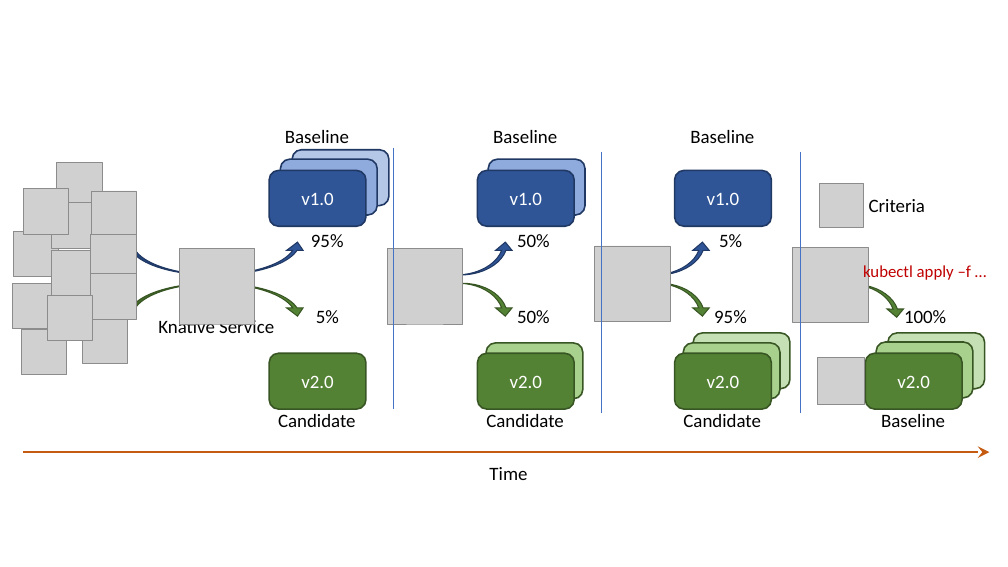
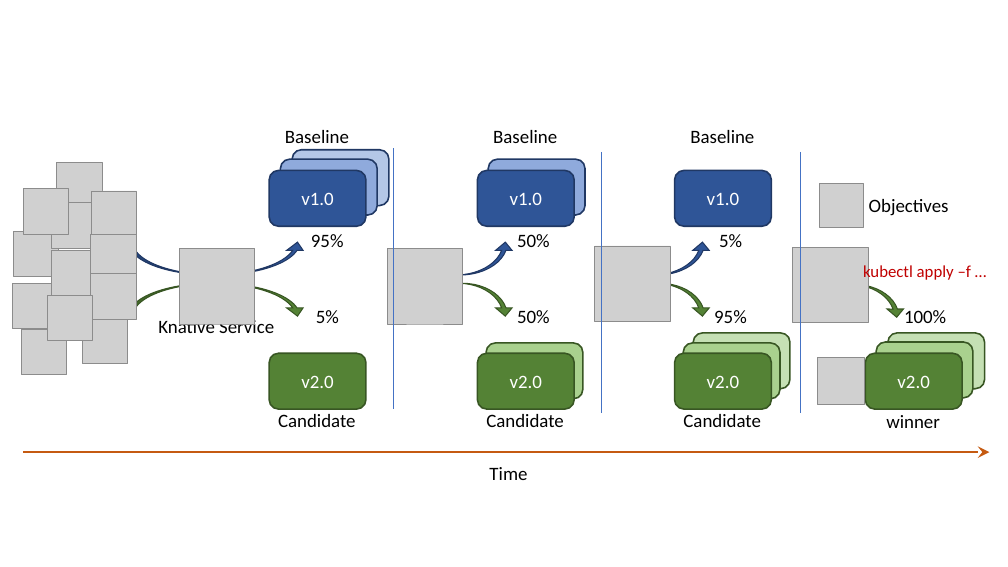
Before and after one commit to iter8-tools/iter8, a slide deck: slide 16 of mkdocs/src/assets/images/iter8++images.pptx. Drawn at 1008x567 pixels with LibreOffice and Linux fonts; fonts in the diff are those of the drawing; grey boxes stand for pictures. Boxes give left, top, right and bottom in pixels: in the first picture for what was removed or moved away, otherwise in the second. Text is boxed around its words. In the diff, an @@ line names an element or a change of style, - is before the commit and + after.

```diff
--- a/mkdocs/src/assets/images/iter8++images.pptx
+++ b/mkdocs/src/assets/images/iter8++images.pptx
@@ text at (x1=869, y1=199, x2=949, y2=216): text changed @@
-Criteria
+Objectives
@@ text at (x1=886, y1=415, x2=940, y2=428): text changed @@
-Baseline
+winner
```
Also in this commit, not shown: 5 slides added, 14 other files.
